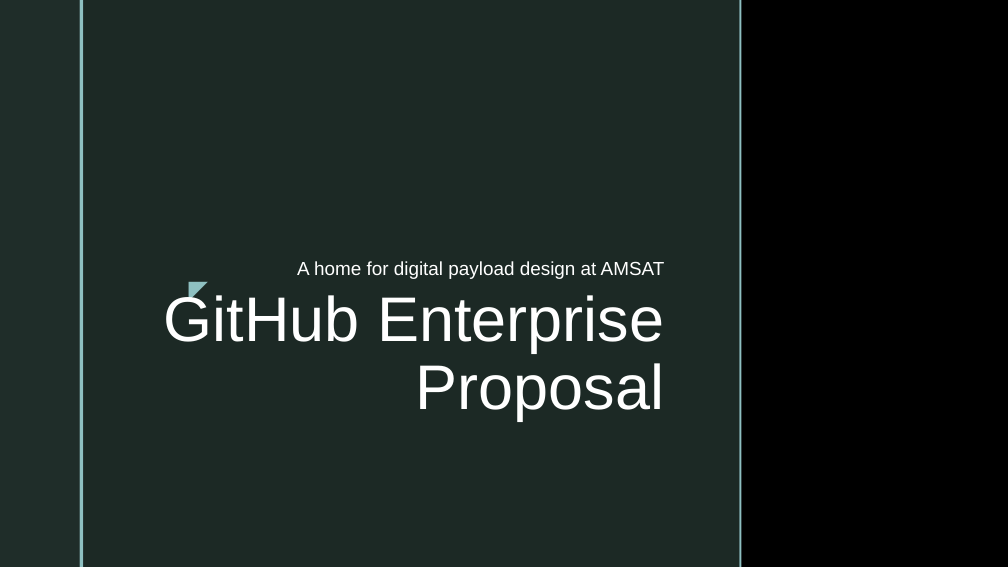
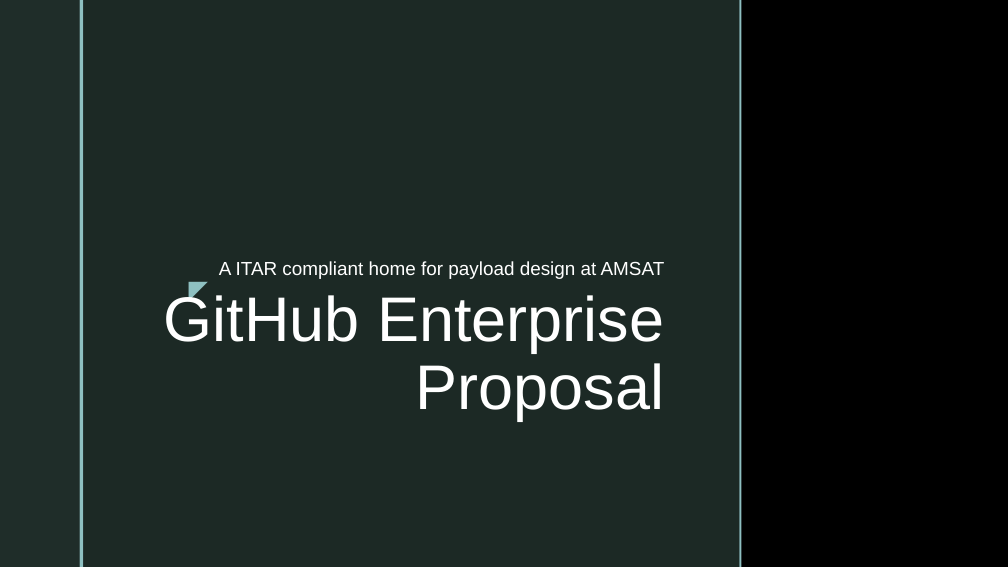
Before and after one commit to OpenResearchInstitute/documents, a slide deck: slide 1 of Papers_Articles_Presentations/Slide_Presentations/20171208_GitHubEnterpriseProposal.pptx. Drawn at 1008x567 pixels with LibreOffice and Linux fonts; fonts in the diff are those of the drawing; background and template pictures are left out. Boxes give left, top, right and bottom in pixels: in the first picture for what was removed or moved away, otherwise in the second. Text is boxed around its words. In the diff, an @@ line names an element or a change of style, - is before the commit and + after.

Commit message:
updated GitHub Enterprise proposal
Not for us, but to help payload teams at AMSAT.

```diff
--- a/Papers_Articles_Presentations/Slide_Presentations/20171208_GitHubEnterpriseProposal.pptx
+++ b/Papers_Articles_Presentations/Slide_Presentations/20171208_GitHubEnterpriseProposal.pptx
@@ subtitle at (219,261,665,279): text changed @@
-A home for digital payload design at AMSAT
+A ITAR compliant home for payload design at AMSAT
```
Also in this commit, not shown: 5 other slides changed, 2 slides added, 2 other files.
